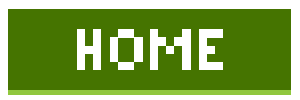
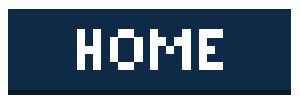
Layers edited between the first and the second 300x100 image:
painted on "Rectangle 1" over 8, 9, 291, 90
